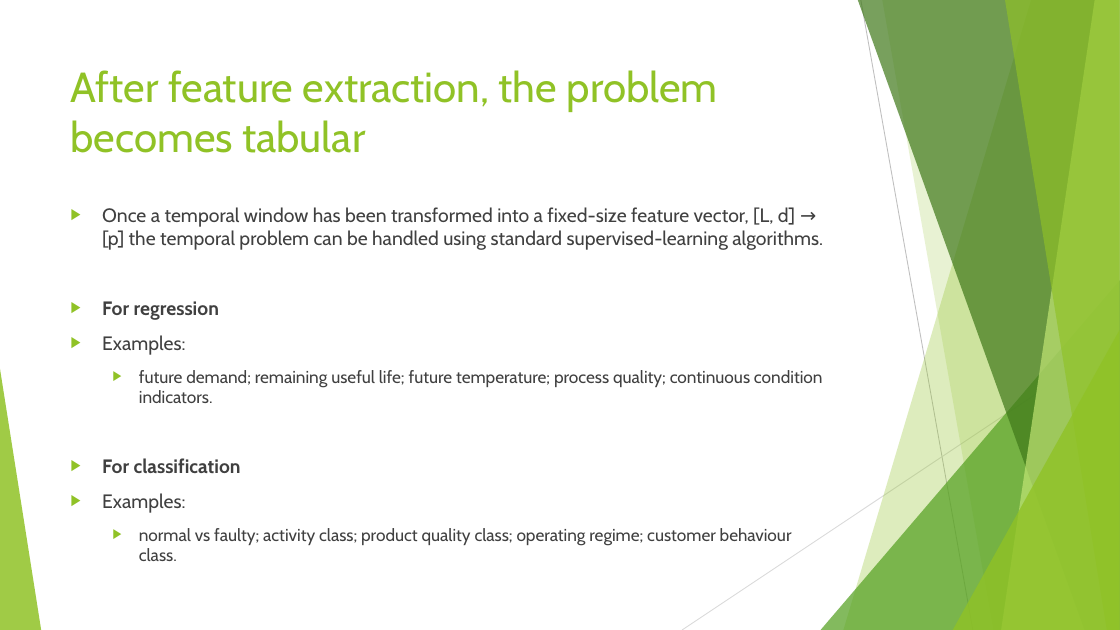
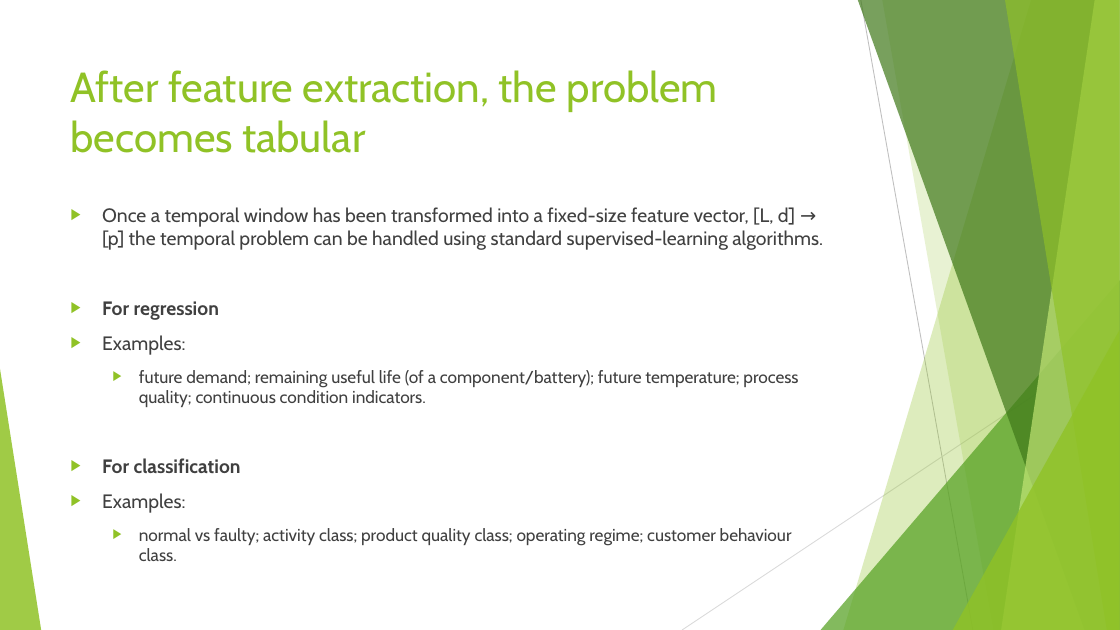
Before and after one commit to FranzGH/timeseries, a slide deck: slide 97 of Slides/03 Traditional Baselines and Feature-Based Machine Learning.pptx. Drawn at 1120x630 pixels with LibreOffice and Linux fonts; fonts in the diff are those of the drawing. Boxes give left, top, right and bottom in pixels: in the first picture for what was removed or moved away, otherwise in the second. Text is boxed around its words. In the diff, an @@ line names an element or a change of style, - is before the commit and + after.

```diff
--- a/Slides/03 Traditional Baselines and Feature-Based Machine Learning.pptx
+++ b/Slides/03 Traditional Baselines and Feature-Based Machine Learning.pptx
@@ text at (139, 370, 798, 407): text changed @@
-  ▶ future demand; remaining useful life; future temperature; process quality; continuous condition indicators.
+  ▶ future demand; remaining useful life (of a component/battery); future temperature; process quality; continuous condition indicators.
```
Also in this commit, not shown: 53 other slides changed.
